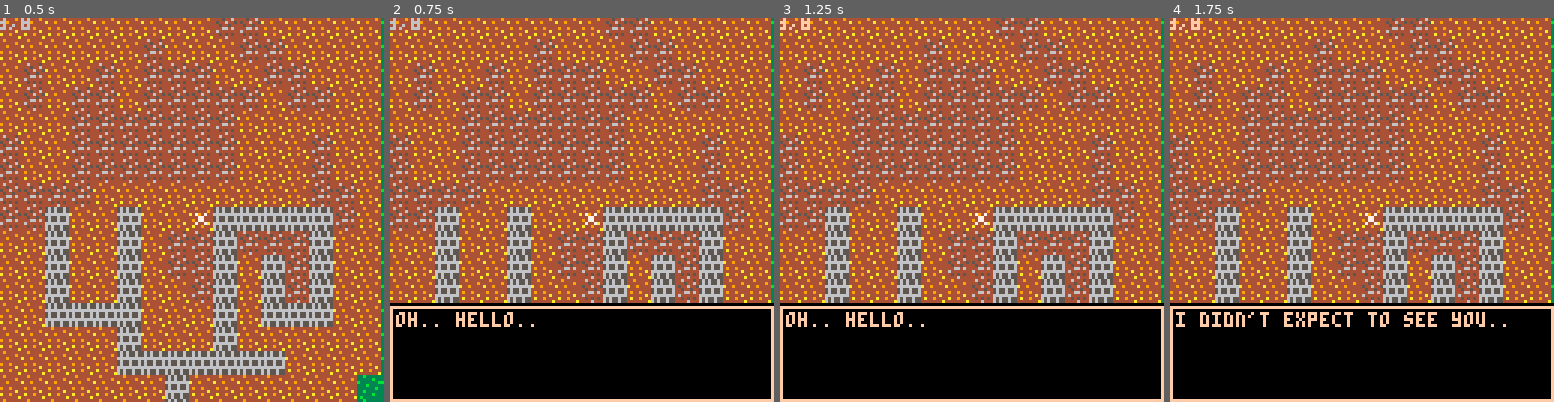
Above: before the commit, frames 1-4 (left to right).
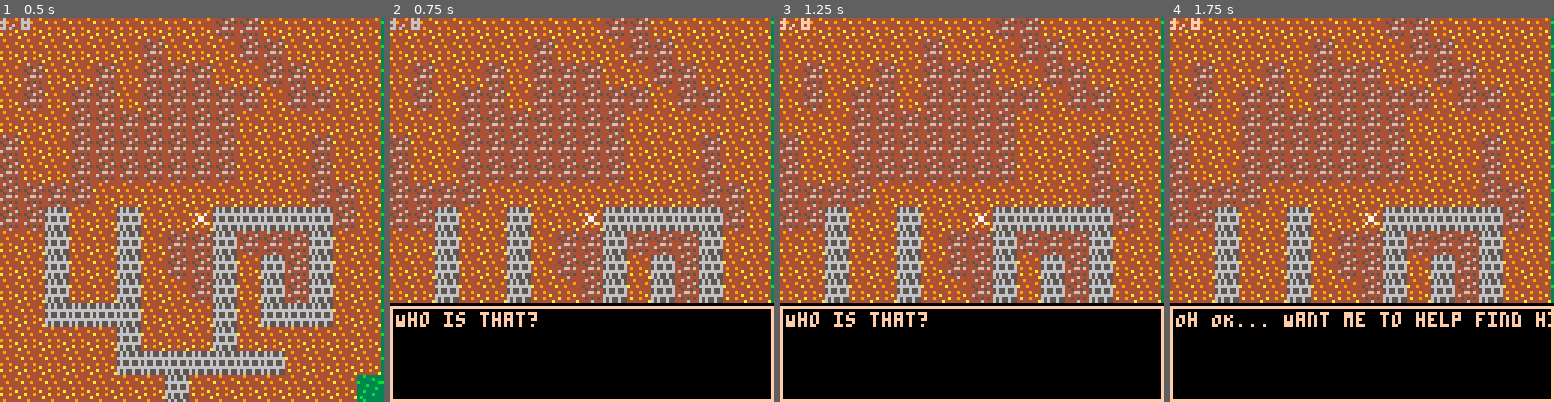
Above: after the commit, the same moments.

Repository: codeartisticninja/ldjam38
Game: PICO-8 cartridge ldjam.p8
The game is run twice, just before and just after one commit, with the same random seed, the same clock (stepped at 60 frames per second) and the same inputs.
Inputs:
- Up to frame 1 (0.5 s): no input
- Up to frame 2 (0.75 s): tap O (Z key) at 0.7 s
- Up to frame 3 (1.25 s): no input
- Up to frame 4 (1.75 s): hold Right from 1.6 s (still down); tap O (Z key) at 1.7 s

Frame 1 is identical in both runs. In frame 2, 0.4% of the frame differs, in the area x 2-39%, y 76-81%; in frame 3, 0.4%; in frame 4, 1.4%, in the area x 1-100%, y 76-81%.

Commit message:
dat story

Diff:
--- a/ldjam.p8
+++ b/ldjam.p8
@@ -32,19 +32,19 @@
 		x = 100,
 		y = 100,
 		script = {
-			"hi there!",
-			"how are you?",
+			"You're not Mr. Spaceman'",
+			"I was looking for Mr. Spaceman",
 			"...",
-			"oh.. i'm sorry to hear that"
+			"Yes"
 		}
 	},
 	guy2 = {
 		x = 120,
 		y = 120,
 		script = {
-			"oh.. hello..",
-			"i didn't expect to see you..",
-			"so.. bye.."
+			"Who is that?",
+			"Oh OK... Want me to help find him?",
+			".."
 		}
 	}
 }
